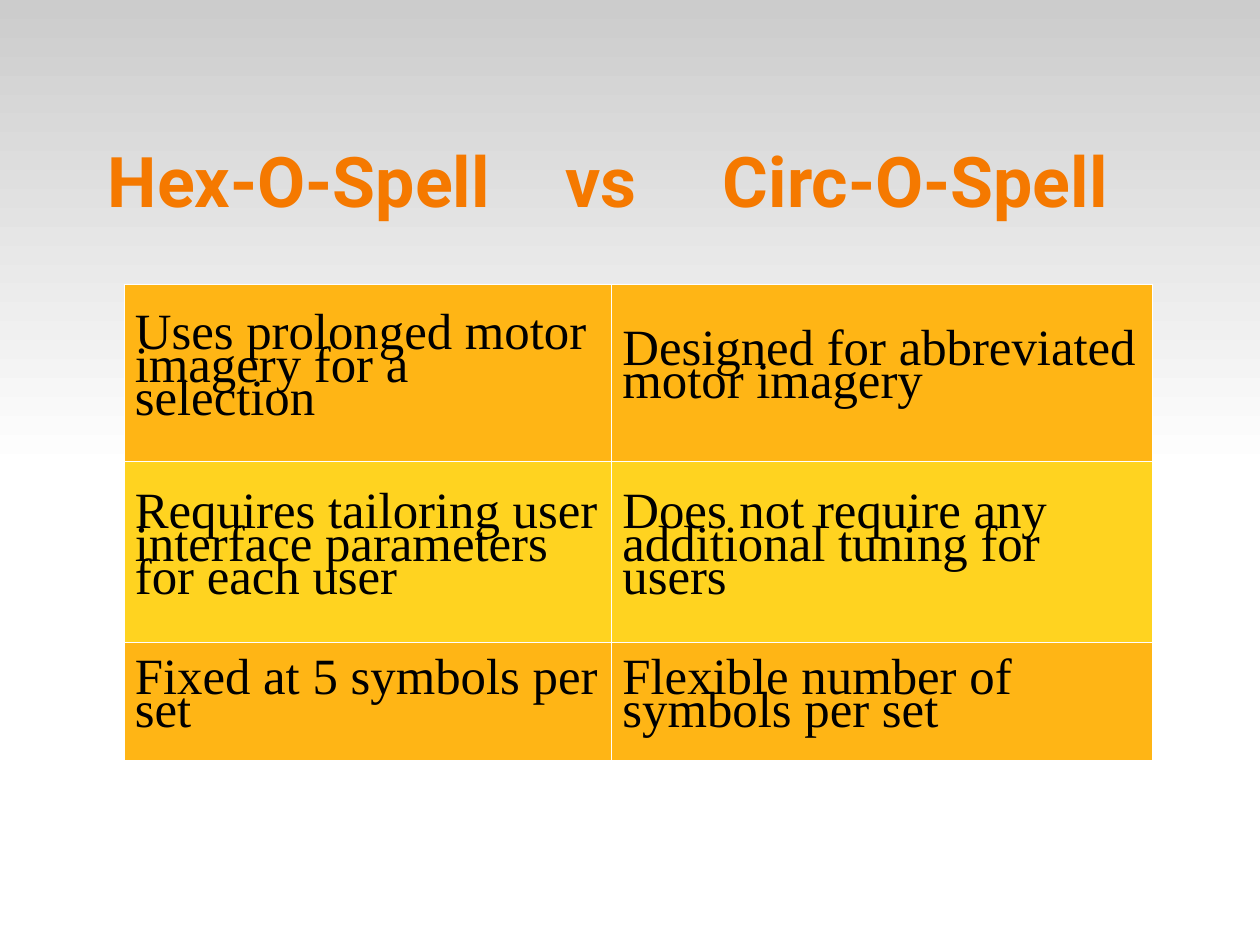
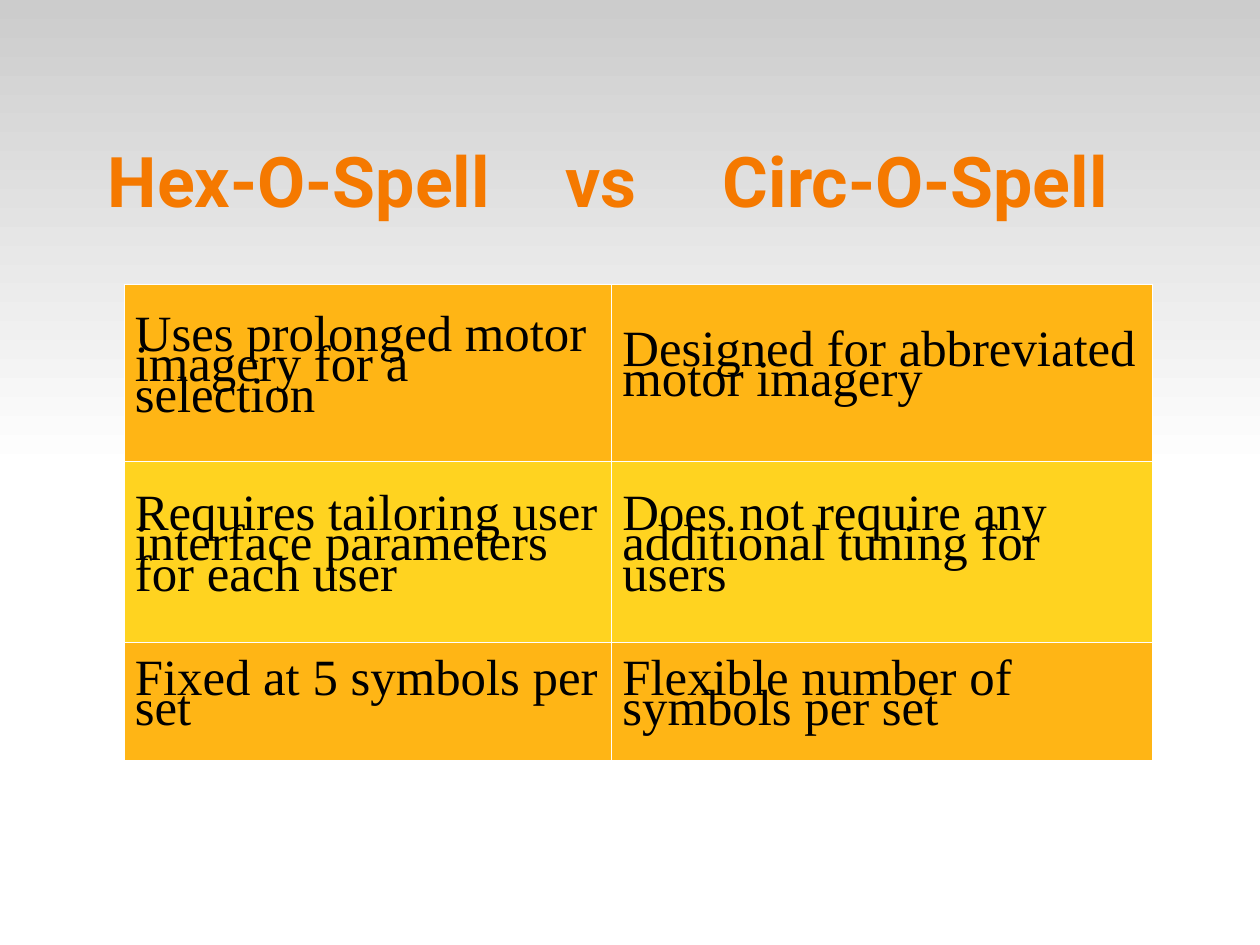
Before and after one commit to abdullah38rcc/BCI-Virtual-Keyboard, a slide deck: slide 6 of master's/docs/virtKey.ppt. Drawn at 1260x945 pixels with LibreOffice and Linux fonts; fonts in the diff are those of the drawing. Boxes give left, top, right and bottom in pixels: in the first picture for what was removed or moved away, otherwise in the second. Text is boxed around its words. In the diff, an @@ line names an element or a change of style, - is before the commit and + after.

```diff
--- a/master's/docs/virtKey.ppt
+++ b/master's/docs/virtKey.ppt
@@ table at bbox=[123, 285, 1153, 760] @@
@@ line spacing 0.58 to 0.54 @@
```
Also in this commit, not shown: 8 other slides changed, 1 other file.
